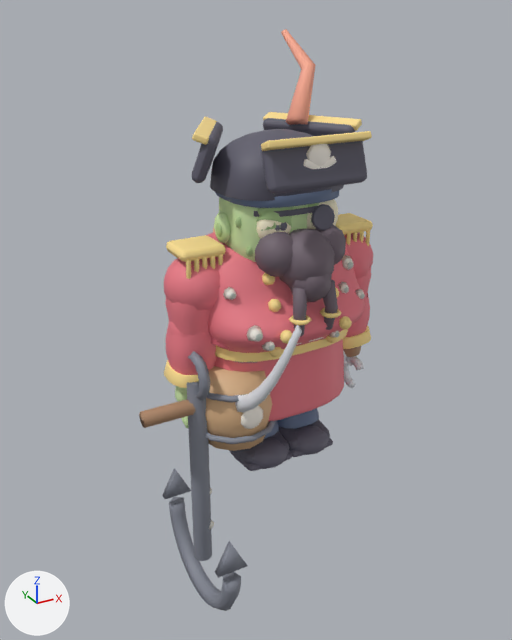
What one commit did to the glTF model art/models/cove_zombies.glb.
Camera for both pictures: a 50 mm lens placed at (-2.1, -3.59, 2.73), pointed at (-0.18, -0.1, 0.98). Lighting does not change. The marker at lower left points along +X, +Y and +Z. The older version comes first.

Objects in the first picture: 'Acc_Barnacle_Anchor', 'Acc_Barnacle_Tricorn', 'Acc_Deckhand_Cutlass', 'Acc_Deckhand_Patch', 'Acc_Monkey_Cap', 'Acc_Monkey_Keg', 'Outfit_Barnacle' and 6 more.
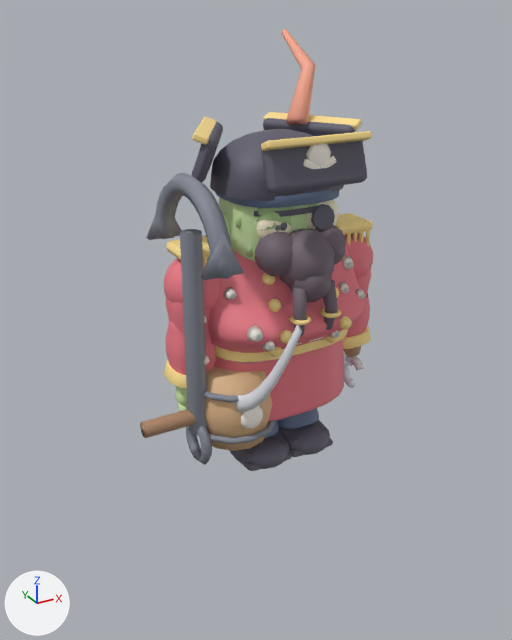
Where the change shows, as pixel boxes [x1, y1, x2, y2] in the pictures (512 x 640 px; the box of a moved part takes in the faces that stretch with it):
'Acc_Barnacle_Anchor', reshaped (12% taller)
    before: [139, 351, 247, 611]
    after: [140, 173, 244, 465]
part 1 of me_acc_barnacle_anchor, moved or reshaped
    before: [187, 381, 212, 561]
    after: [180, 229, 207, 435]
part 2 of me_acc_barnacle_anchor, moved or reshaped
    before: [187, 351, 210, 401]
    after: [186, 426, 212, 465]
part 3 of me_acc_barnacle_anchor, moved or reshaped
    before: [139, 399, 195, 428]
    after: [140, 409, 196, 438]
part 4 of me_acc_barnacle_anchor, moved or reshaped
    before: [169, 497, 241, 611]
    after: [155, 173, 233, 279]
part 5 of me_acc_barnacle_anchor, moved or reshaped
    before: [215, 541, 247, 578]
    after: [201, 233, 244, 280]
part 6 of me_acc_barnacle_anchor, moved or reshaped
    before: [162, 468, 191, 499]
    after: [146, 217, 182, 240]
part 7 of me_acc_barnacle_anchor, moved or reshaped
    before: [209, 520, 214, 529]
    after: [204, 356, 210, 365]

What the commit changed:
me_acc_barnacle_anchor is used by ob_acc_barnacle_anchor; location (0.0, 0.0, 0.0).
me_acc_barnacle_anchor had 217 vertices, 402 faces and spanned x -0.97..-0.27, y -0.65..0.31, z -0.93..0.9.
me_acc_barnacle_anchor now has 217 vertices, 402 faces and spans x -0.97..-0.27, y -0.61..0.27, z 0.14..1.94.
me_acc_barnacle_anchor part 1: the loose piece of 20 vertices spanning x -0.68..-0.56, y -0.23..-0.11, z -0.6..0.7 is scaled about its middle by (1, 1, 0.962), then moved by (0.0, 0.0, 0.95).
me_acc_barnacle_anchor part 2: the loose piece of 48 vertices spanning x -0.66..-0.59, y -0.33..-0.02, z 0.59..0.9 is moved by (0.0, 0.0, -0.45).
me_acc_barnacle_anchor part 3: the loose piece of 16 vertices spanning x -0.97..-0.27, y -0.22..-0.12, z 0.5..0.6 is moved by (0.0, 0.0, -0.07).
me_acc_barnacle_anchor part 4: the loose piece of 85 vertices spanning x -0.68..-0.56, y -0.65..0.31, z -0.93..-0.45 is scaled about its middle by (1, -0.906, -0.909), then moved by (0.0, 0.0, 2.41).
me_acc_barnacle_anchor part 5: the loose piece of 6 vertices spanning x -0.72..-0.52, y -0.62..-0.56, z -0.38..-0.18 is moved by (0.0, 0.04, 1.89).
me_acc_barnacle_anchor part 6: the loose piece of 6 vertices spanning x -0.72..-0.52, y 0.22..0.28, z -0.38..-0.18 is moved by (0.0, -0.04, 1.89).
me_acc_barnacle_anchor part 7: the loose piece of 12 vertices spanning x -0.59..-0.55, y -0.23..-0.15, z -0.38..-0.32 is moved by (0.0, 0.0, 1.2).
Other edits to the shape of me_acc_barnacle_anchor do not show in these pictures.
